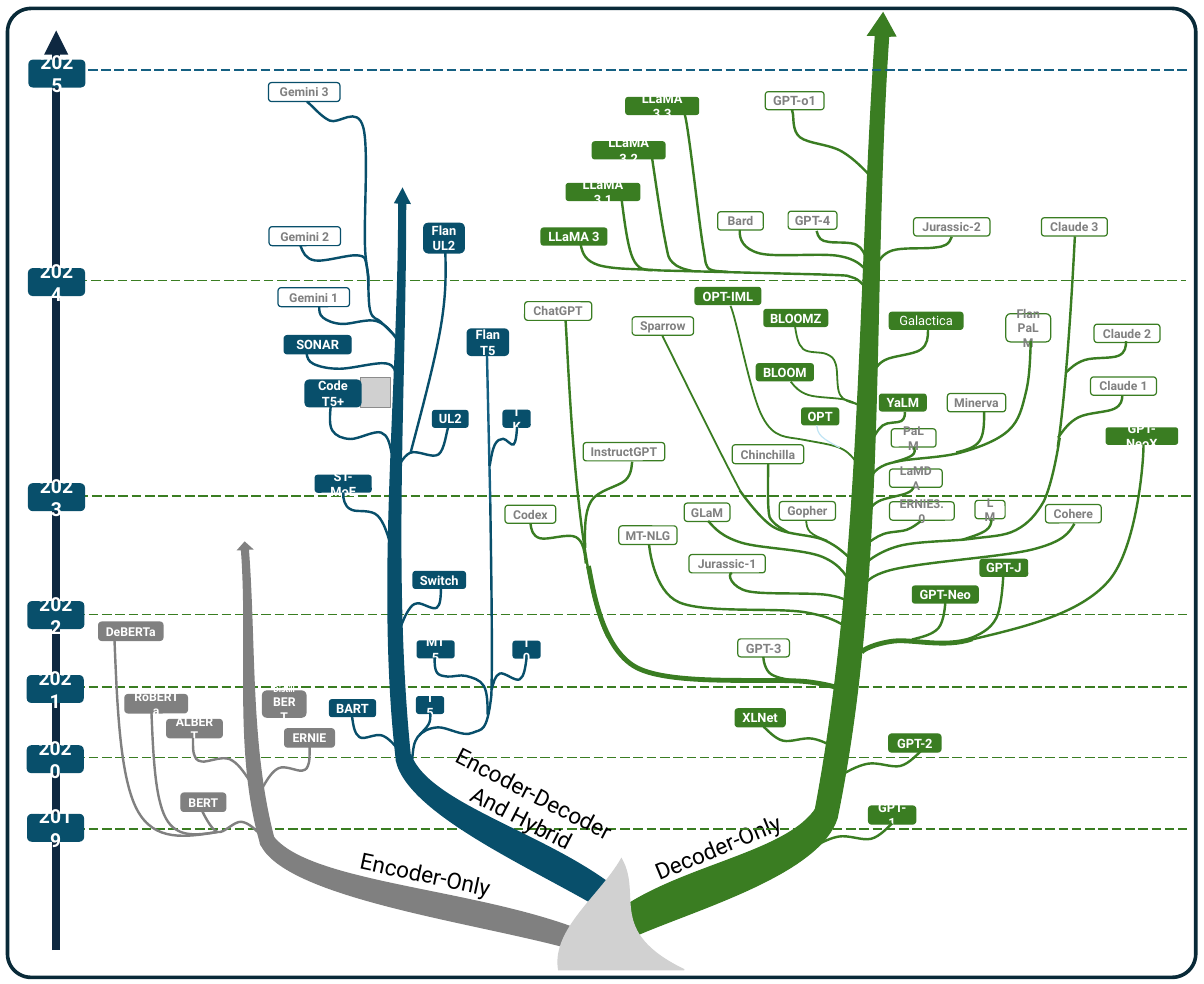
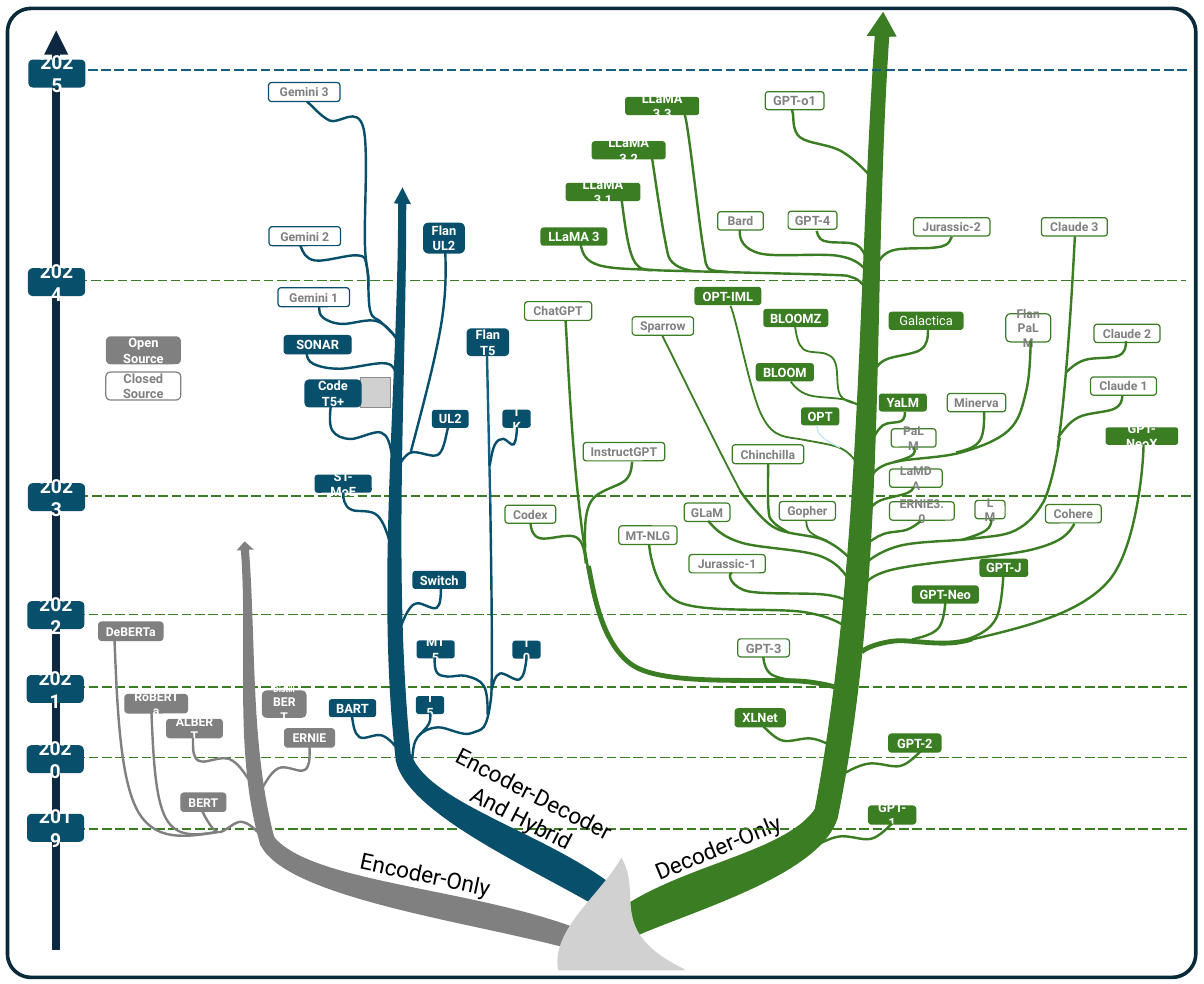
Before and after one commit to FLotfiGit/Think-Out-Loud-Exploring-LLMs-, a slide deck: slide 1 of Figures/LLM_history.pptx. Drawn at 1204x984 pixels with LibreOffice and Linux fonts; fonts in the diff are those of the drawing; grey boxes stand for pictures; background and template pictures are left out. Boxes give left, top, right and bottom in pixels: in the first picture for what was removed or moved away, otherwise in the second. Text is boxed around its words. In the diff, an @@ line names an element or a change of style, - is before the commit and + after.

```diff
--- a/Figures/LLM_history.pptx
+++ b/Figures/LLM_history.pptx
@@ rounded rectangle added at bbox=[106, 336, 181, 364], fill #808080, 16 pt, text #FFFFFF, bold @@
+Open Source
@@ rounded rectangle added at bbox=[106, 372, 181, 400], outline #808080 1.5 pt, 16 pt, text #808080, bold @@
+Closed Source
```
Also in this commit, not shown: 2 other files.
